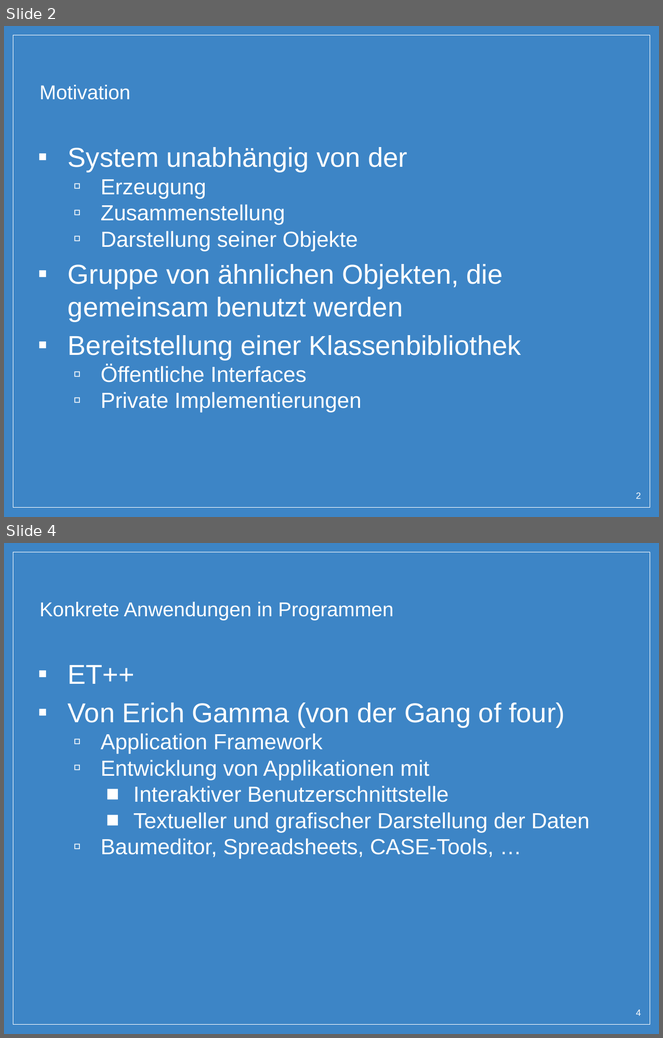
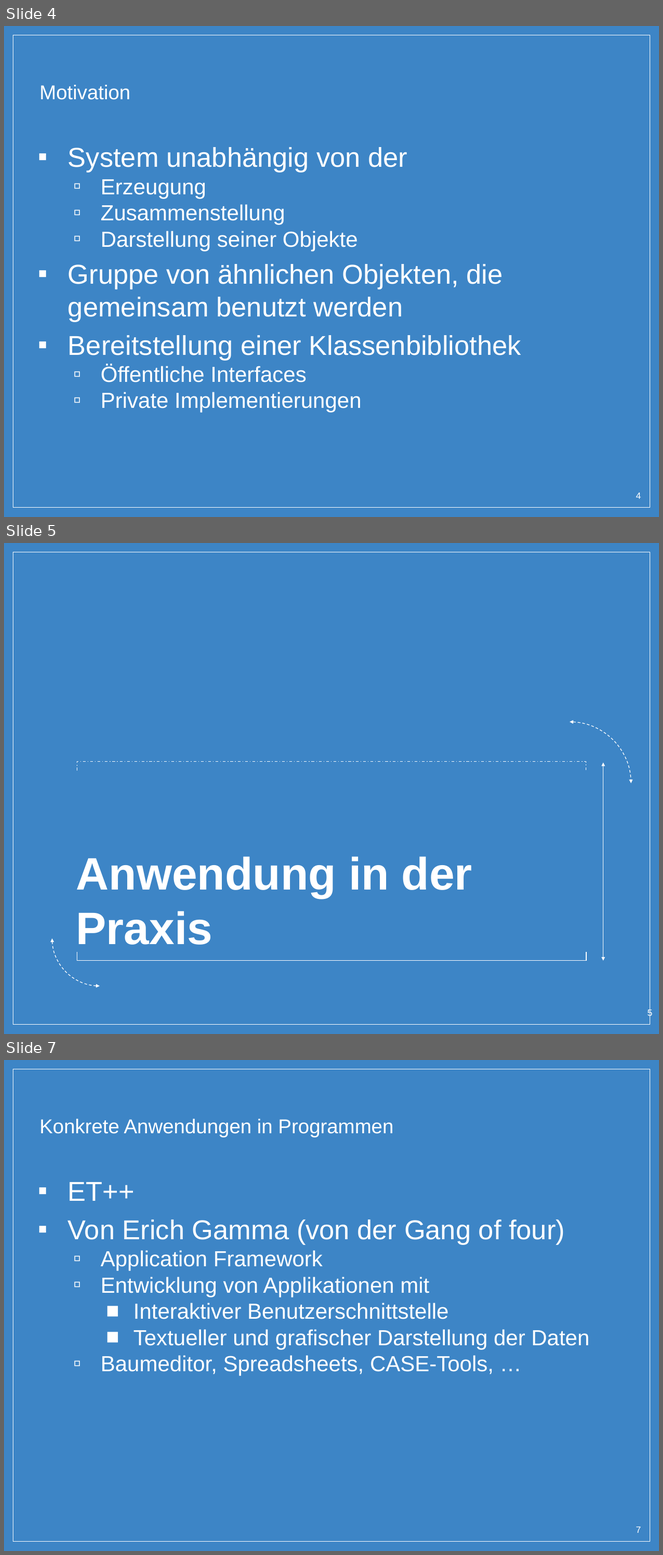
Before and after one commit to SimonPrimetzhofer/AbstractFactory-Pattern, a slide deck: Presentation/Abstract_Factory.pptx. Shown one above the other, each under a label of ours: slides 2 and 4 before the commit, slides 4, 5 and 7 after it; the slides between them are not shown. The pictures are 663x1038 and 663x1555 pixels, drawn with LibreOffice and Linux fonts; fonts in the diff are those of the drawing; background and template pictures are left out. Boxes give left, top, right and bottom in pixels: in the first picture for what was removed or moved away, otherwise in the second. Text is boxed around its words. In the diff, an @@ line names an element or a change of style, - is before the commit and + after.

```diff
--- a/Presentation/Abstract_Factory.pptx
+++ b/Presentation/Abstract_Factory.pptx
@@ slide 5 added at box(4, 543, 659, 1034), background picture (left out); not listed: 1 template element that a slide beside it also shows @@
@@ arc (boxed as its full ellipse) added at box(508, 722, 631, 845), outline #FFFFFF 0.75 pt dashed @@
@@ freeform shape added at box(77, 761, 586, 771), outline #FFFFFF 0.75 pt dashed @@
@@ double arrow added from (604, 762) to (604, 961), #FFFFFF 0.75 pt @@
@@ title added at box(76, 857, 473, 953), 50 pt, text #FFFFFF, bold @@
+Anwendung in der Praxis
@@ arc (boxed as its full ellipse) added at box(52, 891, 147, 986), outline #FFFFFF 0.75 pt dashed @@
@@ freeform shape added at box(77, 952, 586, 962), outline #FFFFFF 0.75 pt @@
@@ page number added at box(648, 1009, 653, 1019), 10 pt, text #FFFFFF @@
+5
@@ what was slide 2 is now slide 4 @@
@@ page number at box(636, 493, 642, 499): text changed @@
-2
+4
@@ what was slide 4 is now slide 7 @@
@@ page number at box(636, 1527, 642, 1533): text changed @@
-4
+7
```
Also in this commit, not shown: 3 slides changed, 4 other slides added, 6 other files.
